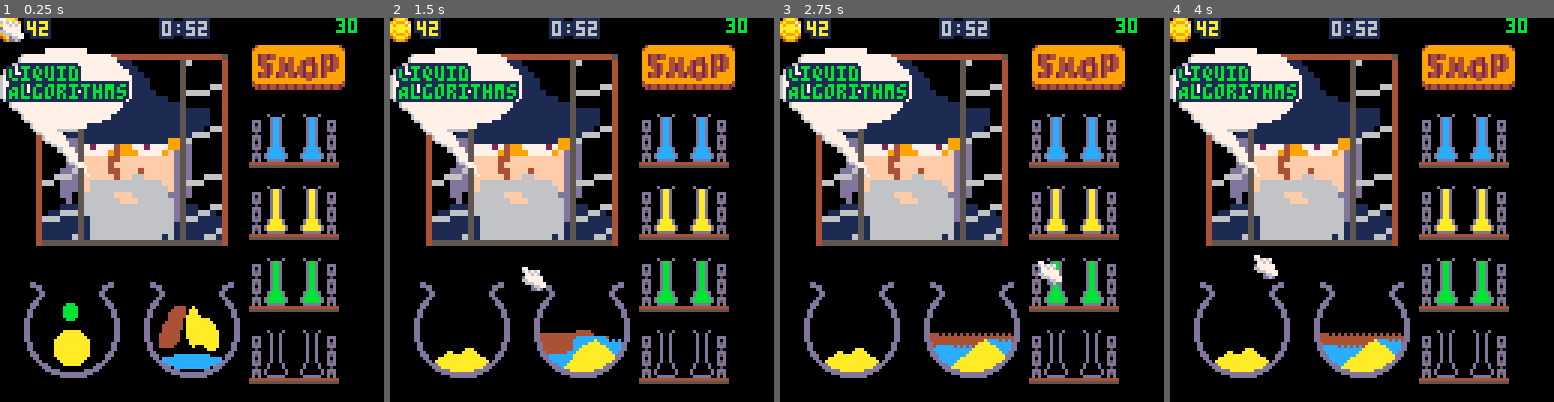
Above: before the commit, frames 1-4 (left to right).
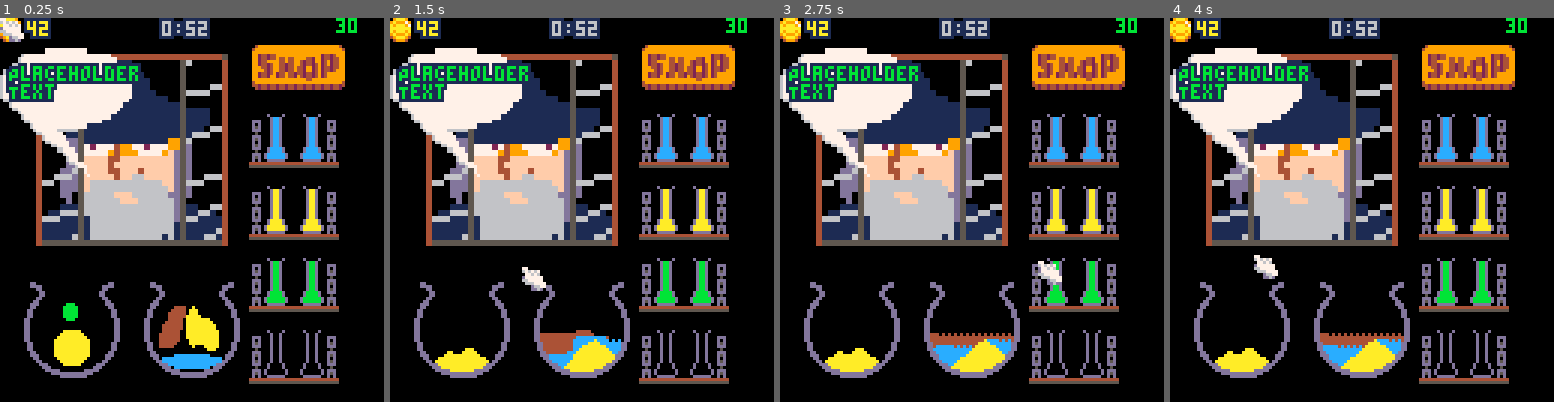
Above: after the commit, the same moments.

Repository: andbalch/cs4730_team_game
Game: PICO-8 cartridge potion.p8
Same seed, same stepped clock (60 frames per second), same inputs: the game is played once before the commit and once after it.
Inputs (mouse positions are in pixels of both pictures, inside the frame that each line leads up to):
- Up to frame 1 (0.25 s): no input
- Up to frame 2 (1.5 s): click (459, 121) at 0.67 s; click (520, 267) at 1.22 s
- Up to frame 3 (2.75 s): click (975, 114) at 1.77 s; click (1037, 259) at 2.32 s
- Up to frame 4 (4 s): click (1492, 106) at 2.87 s; click (1254, 256) at 3.42 s; click (1315, 102) at 3.97 s

The runs differ from the first frame. In frame 1, 2.0% of the frame differs, in the area x 1-37%, y 11-22%; in frame 2, 2.0%; in frame 3, 2.0%; in frame 4, 2.0%.

Commit message:
Potion recipe key

Diff:
--- a/brew.lua
+++ b/brew.lua
@@ -1,3 +1,25 @@
+potions = {
+	-- Roughly ordered by difficulty
+	-- 1st order potion: Req. only primary ingredients (water and fairy dust)
+	{c=15, n="Wyrmwood Oil"},		-- <- water (12) + fairy dust (14)
+
+	-- 2nd order potion: Req. primary ingredients and 1st order potion
+	{c=7, n="Caustic Dreams"},		-- <- water (12) + wyrmwood oil (15)
+	{c=4, n="Fortified Runes"},		-- <- fairy dust (14) + wyrmwood oil (15)
+
+	-- 3rd order potion: Req. primary ingredients and 2nd order potion
+	{c=5, n="Gaseous Materia"},		-- <- water (12) + fortified runes (4)
+	{c=8, n="Dragon's Blood"},		-- <- fairy dust (14) + caustic dreams (7)
+	{c=2, n="Spesi Cola"},			-- <- water (12) + caustic dreams (7)
+
+	-- 4th order potion: No primary ingredients
+	{c=3, n="Sweat of Newt"},		-- <- wyrmwood oil (15) + gaseous materia (5)
+	{c=6, n="Dew of Miasma"},		-- <- caustic dreams (7) + gaseous materia (5)
+	{c=9, n="Fenwick Tree"},		-- <- fortified runes (4) + spesi cola (2)
+	{c=1, n="Holy Tears"},			-- <- fortified runes (4) + sweat of newt (3)
+	{c=10, n="Liquid Algorithms"},	-- <- fenwick tree (9) + holy tears (1)
+}
+
 function brew_update()
 
 	-- Picking and placing vials.
@@ -80,7 +102,7 @@
 	oprint("0:52", 54, 1, 6)
 	-- spr(192, 0, 16, 4, 4)
 	sspr(64, 96, 32, 32, 0, 9, 44, 44)
-	oprint("Liquid\nAlgorithms", 3, 16, 11)
+	oprint("Placeholder\nText", 3, 16, 11)
 end
 
 -- Procedures --
